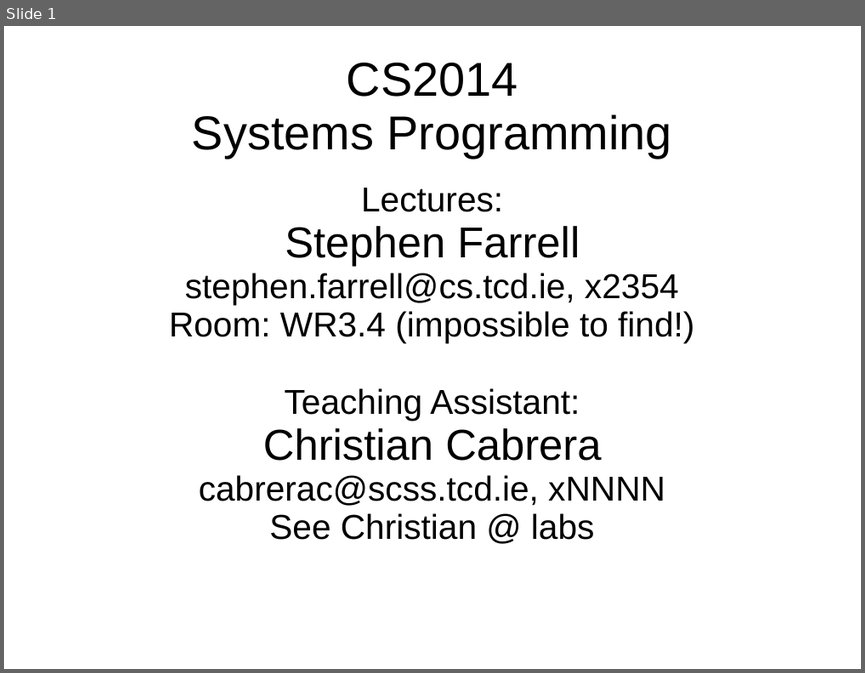
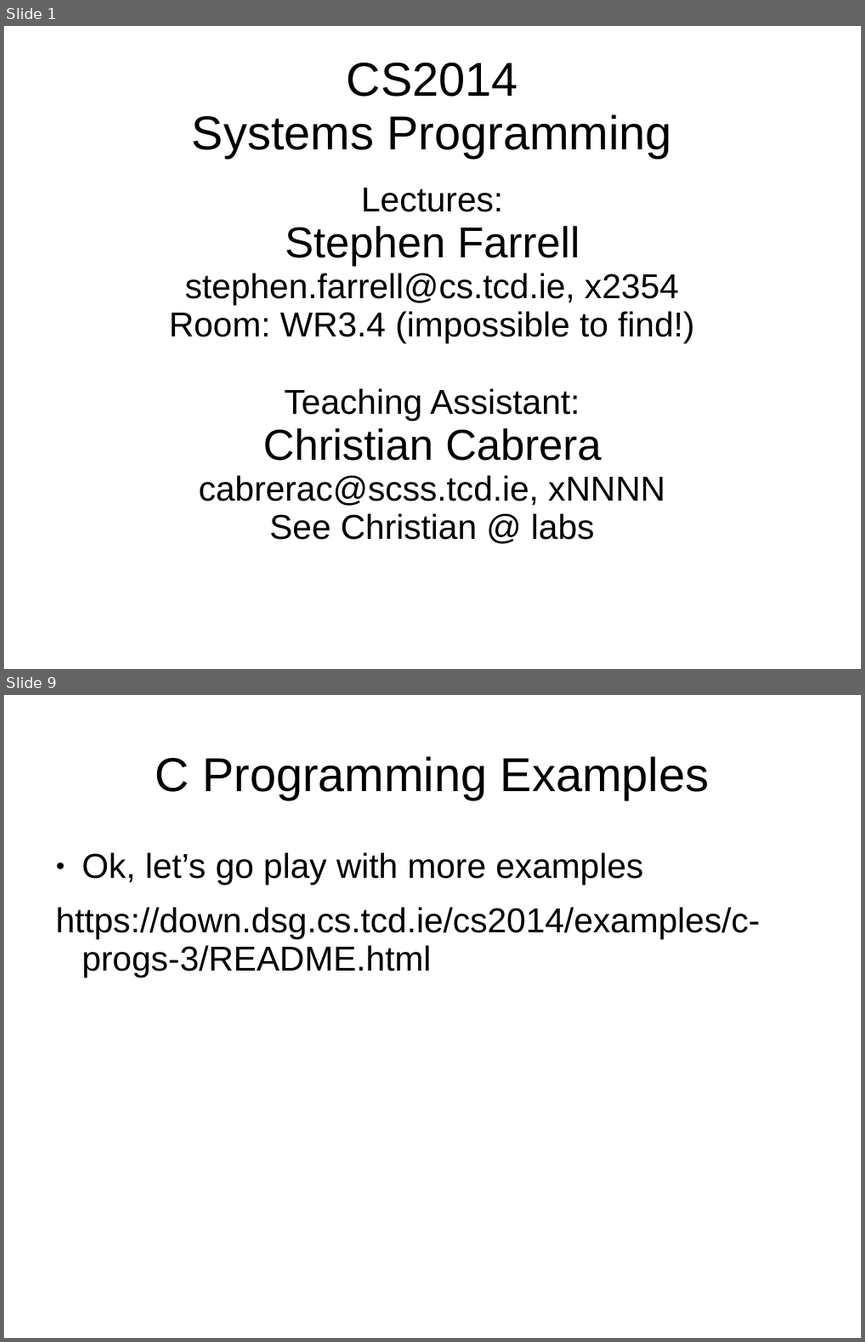
Before and after one commit to sftcd/cs2014, a slide deck: lectures/structures.ppt. Shown one above the other, each under a label of ours: slide 1 before the commit, slides 1 and 9 after it; the slides between them are not shown. The pictures are 865x673 and 865x1342 pixels, drawn with LibreOffice and Linux fonts; fonts in the diff are those of the drawing. Boxes give left, top, right and bottom in pixels: in the first picture for what was removed or moved away, otherwise in the second. Text is boxed around its words. In the diff, an @@ line names an element or a change of style, - is before the commit and + after.

```diff
--- a/lectures/structures.ppt
+++ b/lectures/structures.ppt
@@ slide 9 added at [4,695,861,1338], background #FFFFFF @@
@@ title added at [154,756,709,800], 44 pt, text #000000 @@
+C Programming Examples
@@ text added at [56,852,760,977], 32 pt, text #000000 @@
+● Ok, let’s go play with more examples
+https://down.dsg.cs.tcd.ie/cs2014/examples/c-progs-3/README.html
```
Also in this commit, not shown: 7 slides changed, 11 other files.
